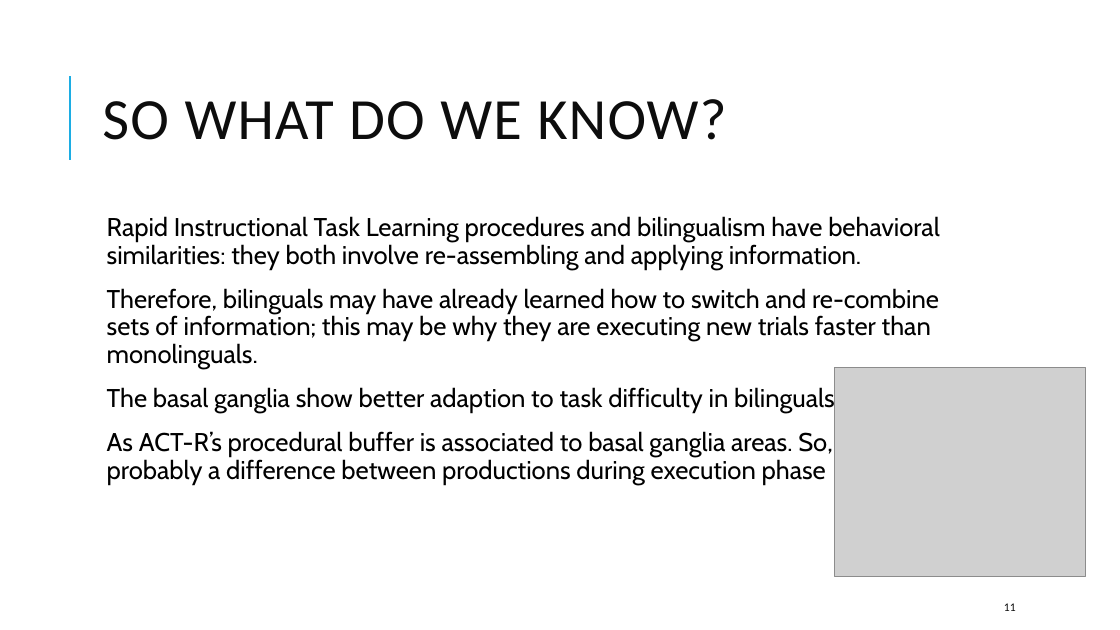
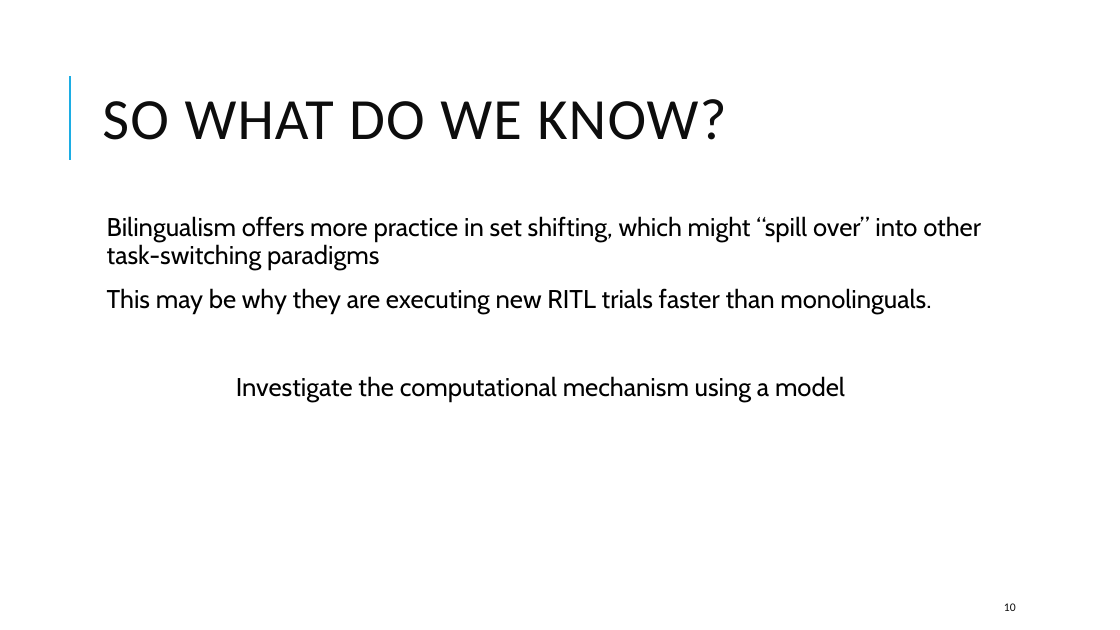
Before and after one commit to UWCCDL/ACTR_RITL, a slide deck: slide 10 of Presentation_August17_CMdeBlecourt_s2188813.pptx (slide 11 before the commit). Drawn at 1120x630 pixels with LibreOffice and Linux fonts; fonts in the diff are those of the drawing; grey boxes stand for pictures. Boxes give left, top, right and bottom in pixels: in the first picture for what was removed or moved away, otherwise in the second. Text is boxed around its words. In the diff, an @@ line names an element or a change of style, - is before the commit and + after.

```diff
--- a/Presentation_August17_CMdeBlecourt_s2188813.pptx
+++ b/Presentation_August17_CMdeBlecourt_s2188813.pptx
@@ text at [107,216,981,401]: text changed @@
-  Rapid Instructional Task Learning procedures and bilingualism have behavioral similarities: they both involve re-assembling and applying information.
-  Therefore, bilinguals may have already learned how to switch and re-combine sets of information; this may be why they are executing new trials faster than monolinguals.
-  The basal ganglia show better adaption to task difficulty in bilinguals.
-  As ACT-R’s procedural buffer is associated to basal ganglia areas. So, there’s probably a difference between productions during execution phase
+  Bilingualism offers more practice in set shifting, which might “spill over” into other task-switching paradigms
+  This may be why they are executing new RITL trials faster than monolinguals.
+Investigate the computational mechanism using a model
@@ picture removed at [834,367,1086,576] @@
@@ page number at [1004,603,1016,611]: text changed @@
-11
+10
```
Also in this commit, not shown: 13 other slides changed, 9 slides added, 8 slides removed.
